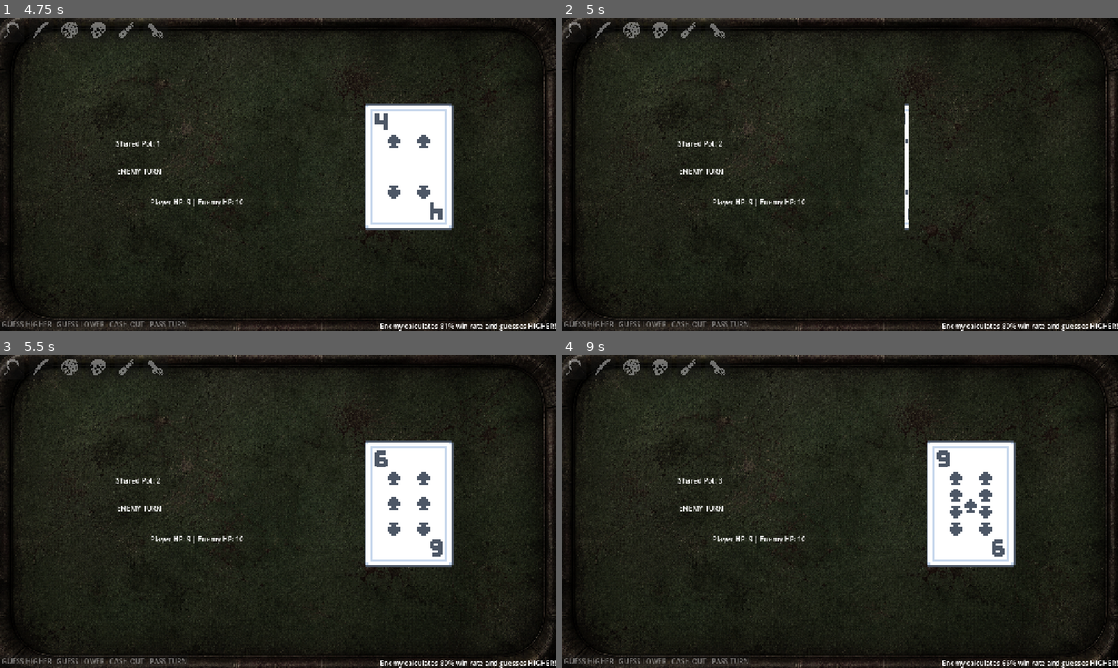
Above: before the commit, frames 1-4 (two rows, left to right).
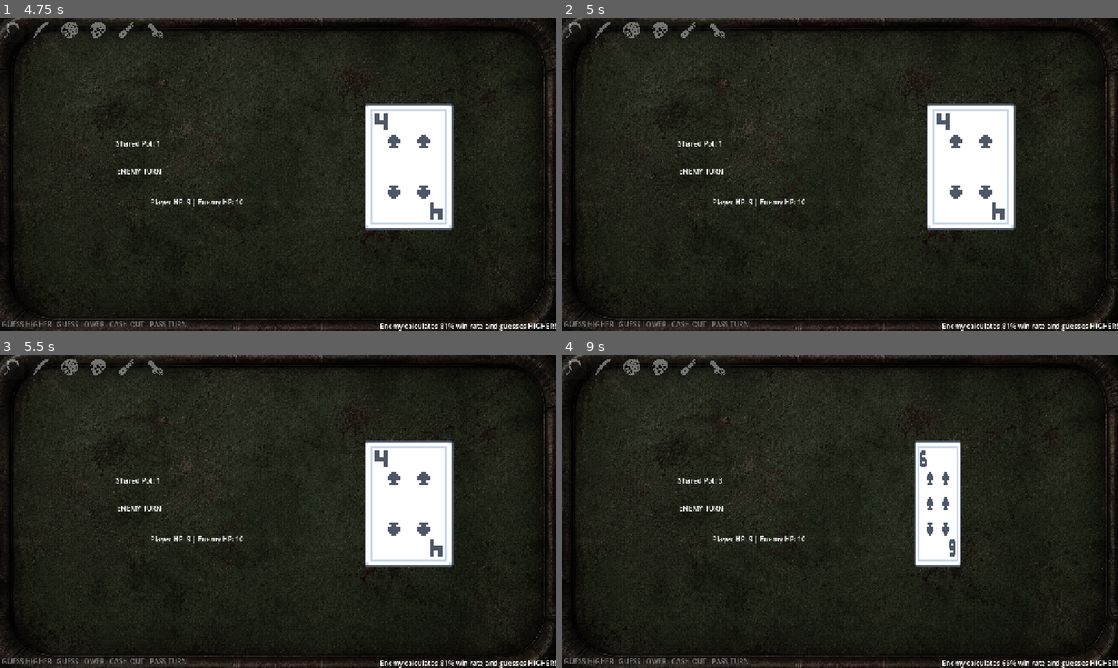
Above: after the commit, the same moments.

Repository: wadahac/HighLowPrototype
Game: Godot game, scene res://scenes/main.tscn
Same seed, same stepped clock (60 frames per second), same inputs: the game is played once before the commit and once after it.
Inputs:
- Up to frame 1 (4.75 s): click "GUESS HIGHER" at 0.5 s; tap Enter at 1.25, 4.25 s; tap Space at 2.75 s
- Up to frame 2 (5 s): no input
- Up to frame 3 (5.5 s): no input
- Up to frame 4 (9 s): tap Space at 5.75, 8 s; tap Enter at 7.25 s

Frame 1 is identical in both runs. In frame 2, 6.8% of the frame differs, in the area x 28-82%, y 27-100%; in frame 3, 0.3%; in frame 4, 5.8%.

Commit message:
fix: prevent consecutive AI turns and async turn stack overlap
Co-authored-by: aider (gemini/gemini-3.5-flash) <aider@aider.chat>

Diff:
--- a/high-low-prototype/src/EnemyAI.gd
+++ b/high-low-prototype/src/EnemyAI.gd
@@ -9,6 +9,9 @@
 # Turn freeze / lock state
 var can_act: bool = true
 var turns_frozen: int = 0
+
+# Execution guard
+var is_thinking: bool = false
 
 # Enemy single-use Trump card instances
 var chains_trump = preload("res://src/trumps/ChainsOfFate.gd").new()
@@ -34,16 +37,22 @@
 	vision_active = false
 	can_act = true
 	turns_frozen = 0
+	is_thinking = false
 
 func record_card_drawn(card_value: int) -> void:
 	used_cards.append(card_value)
 
 func take_turn(current_card_value: int, current_stake: int, player_hp: int, enemy_cash_out_and_pass_locked: bool) -> void:
+	if is_thinking:
+		return
+	is_thinking = true
+
 	# Random delay between 1.0 and 3.0 seconds
 	await get_tree().create_timer(randf_range(1.0, 3.0)).timeout
 
 	var manager = get_parent()
 	if not manager:
+		is_thinking = false
 		return
 
 	current_card_value = manager.active_card
@@ -70,6 +79,7 @@
 		var forced_choice = "higher" if choose_higher else "lower"
 		if manager.status_label:
 			manager.status_label.text = "Enemy locked by Chains of Fate! Guesses %s!" % forced_choice.to_upper()
+		is_thinking = false
 		decision_made.emit(forced_choice)
 		return
 
@@ -91,6 +101,7 @@
 	if manager.enemy_cash_out_and_pass_locked or manager.chains_lock_duration > 0 or enemy_cash_out_and_pass_locked:
 		if manager.status_label:
 			manager.status_label.text = "Enemy locked by Chains of Fate! Calculates %d%% win rate and guesses %s!" % [int(best_prob * 100), best_choice.to_upper()]
+		is_thinking = false
 		decision_made.emit(best_choice)
 		return
 
@@ -108,6 +119,7 @@
 		if manager.status_label:
 			manager.status_label.text = "Enemy uses Prophetic Vision foresight (100%% win rate) and guesses %s!" % vision_choice.to_upper()
 		manager.known_future_3rd_card = -1
+		is_thinking = false
 		decision_made.emit(vision_choice)
 		return
 
@@ -116,6 +128,7 @@
 	if current_stake >= player_hp and current_stake > 0:
 		if manager.status_label:
 			manager.status_label.text = "Enemy sees lethal cash-out! Cashes out to win!"
+		is_thinking = false
 		decision_made.emit("cash_out")
 		return
 
@@ -126,14 +139,41 @@
 			chains_trump.execute_enemy(manager, self)
 			if manager.status_label:
 				manager.status_label.text = "Enemy plays Chains of Fate and PASSES on a risky %d!" % current_card_value
+			is_thinking = false
 			decision_made.emit("pass")
 			return
 
 		# Blood Sacrifice to replace bad active card
 		if not sacrifice_trump.is_used and manager.enemy_hp > 4 and sacrifice_trump.can_enemy_use(manager, self):
 			sacrifice_trump.execute_enemy(manager, self)
-			take_turn(manager.active_card, manager.shared_pot, manager.player_hp, enemy_cash_out_and_pass_locked)
-			return
+			# Update local variables to match the newly drawn card and continue execution
+			current_card_value = manager.active_card
+			current_stake = manager.shared_pot
+
+			higher_count = 0
+			lower_count = 0
+			total_remaining = manager.deck.size()
+			for card in manager.deck:
+				if card > current_card_value:
+					higher_count += 1
+				elif card < current_card_value:
+					lower_count += 1
+			higher_prob = float(higher_count) / float(max(1, total_remaining))
+			lower_prob = float(lower_count) / float(max(1, total_remaining))
+
+			best_choice = "higher"
+			best_prob = higher_prob
+			if lower_prob > higher_prob:
+				best_choice = "lower"
+				best_prob = lower_prob
+			elif lower_prob == higher_prob:
+				if current_card_value <= 7:
+					best_choice = "higher"
+					best_prob = higher_prob
+				else:
+					best_choice = "lower"
+					best_prob = lower_prob
+			is_bad_card = (current_card_value in [5, 6, 7, 8]) or (best_prob < 0.60)
 
 		# Mirror Shard protection before taking a risky guess
 		if not mirror_trump.is_used and mirror_trump.can_enemy_use(manager, self):
@@ -143,6 +183,7 @@
 		if current_stake >= 4:
 			if manager.status_label:
 				manager.status_label.text = "Enemy plays safe on a bad card and cashes out pot of %d!" % current_stake
+			is_thinking = false
 			decision_made.emit("cash_out")
 			return
 
@@ -157,4 +198,5 @@
 	# --- FINAL DECISION EMISSION ---
 	if manager.status_label:
 		manager.status_label.text = "Enemy calculates %d%% win rate and guesses %s!" % [int(best_prob * 100), best_choice.to_upper()]
+	is_thinking = false
 	decision_made.emit(best_choice)
--- a/high-low-prototype/src/HighLowGameManager.gd
+++ b/high-low-prototype/src/HighLowGameManager.gd
@@ -459,10 +459,6 @@
 	else:
 		process_guess(choice == "higher")
 
-	if not is_player_turn and player_hp > 0 and enemy_hp > 0:
-		if enemy_ai and enemy_ai.can_act:
-			enemy_ai.take_turn(active_card, shared_pot, player_hp, enemy_cash_out_and_pass_locked)
-
 # Process guess logic
 func process_guess(is_higher: bool) -> void:
 	var active_is_chained: bool = player_cash_out_and_pass_locked if is_player_turn else enemy_cash_out_and_pass_locked
@@ -505,6 +501,11 @@
 			if is_player_turn:
 				await get_tree().create_timer(1.2).timeout
 				set_player_controls_enabled(true)
+			else:
+				await get_tree().create_timer(1.2).timeout
+				if not check_game_over() and not is_player_turn:
+					if enemy_ai and enemy_ai.can_act:
+						enemy_ai.take_turn(active_card, shared_pot, player_hp, enemy_cash_out_and_pass_locked)
 	else:
 		var total_damage: int = 0
 		if active_is_chained:
